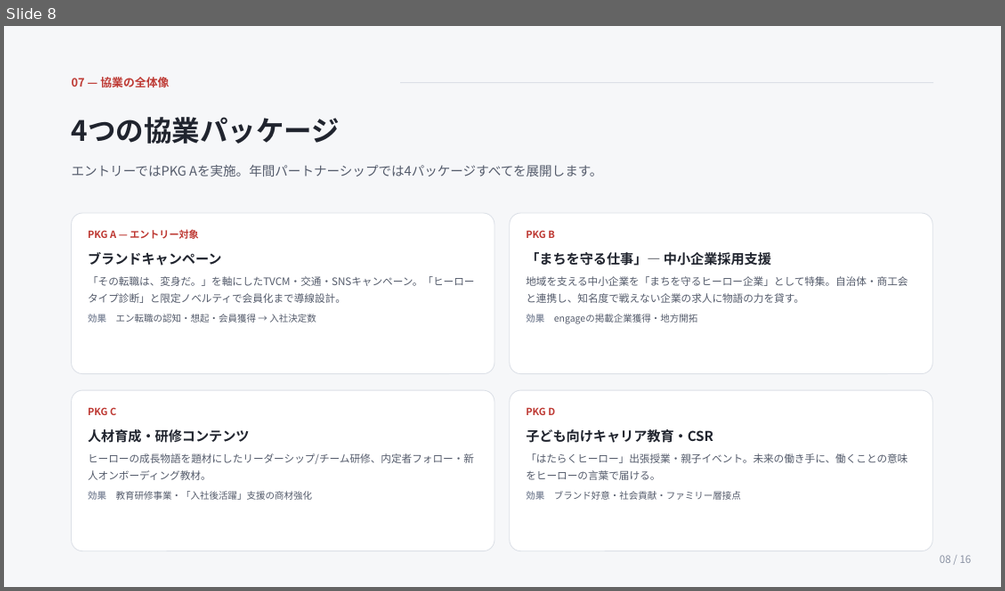
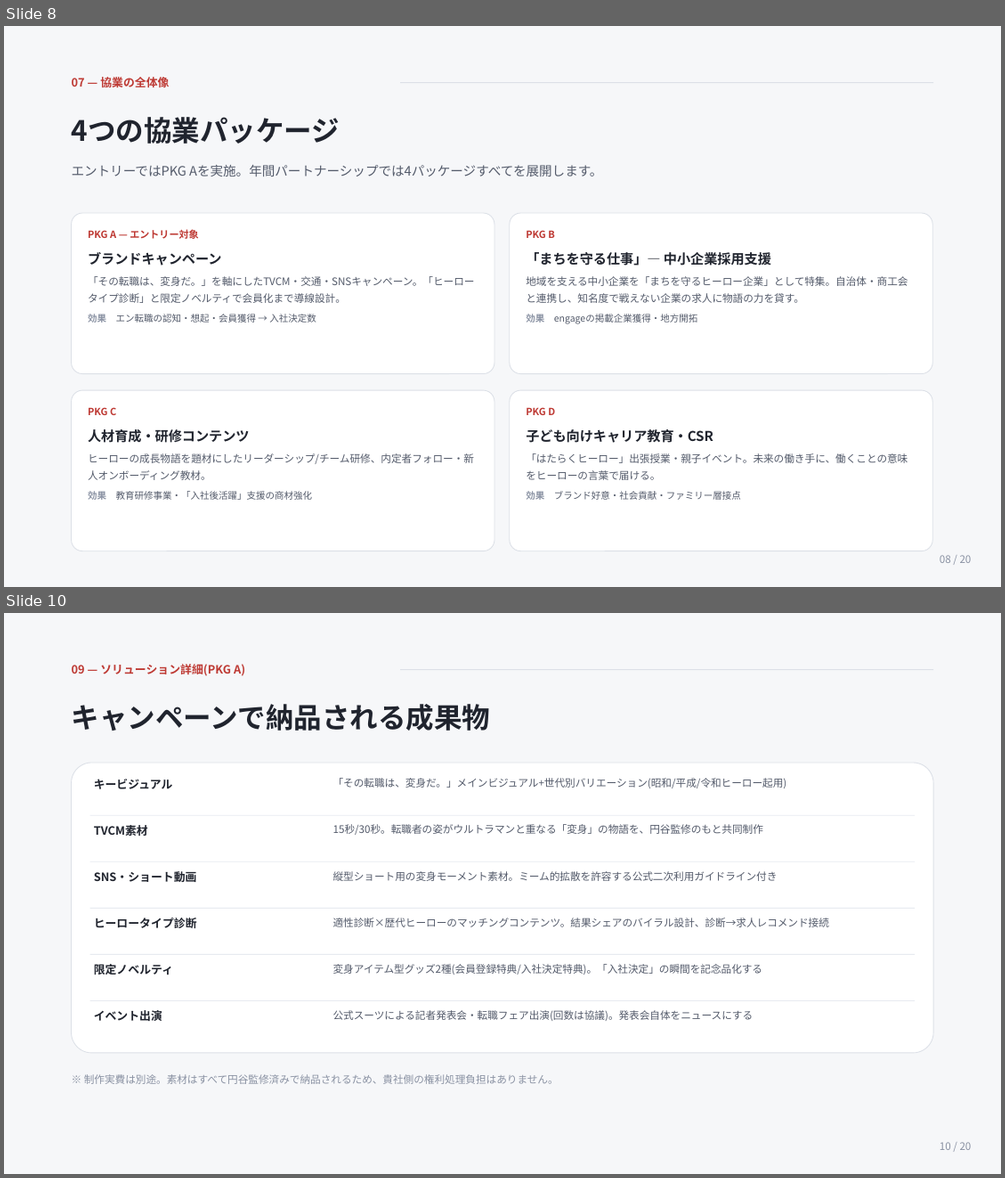
Before and after one commit to hayatoshintani-spe/kessho-lens, a slide deck: docs/PRESENTATION_EN_OCHI.pptx. Shown one above the other, each under a label of ours: slide 8 before the commit, slides 8 and 10 after it; the slides between them are not shown. The pictures are 1005x591 and 1005x1178 pixels, drawn with LibreOffice and Linux fonts; fonts in the diff are those of the drawing. Boxes give left, top, right and bottom in pixels: in the first picture for what was removed or moved away, otherwise in the second. Text is boxed around its words. In the diff, an @@ line names an element or a change of style, - is before the commit and + after.

```diff
--- a/docs/PRESENTATION_EN_OCHI.pptx
+++ b/docs/PRESENTATION_EN_OCHI.pptx
@@ slide 10 added at (4, 613, 1001, 1174), background #F6F7F9 @@
@@ text added at (72, 664, 245, 676), 11 pt, text #BE3A34, bold @@
+09 — ソリューション詳細(PKG A)
@@ rectangle added at (400, 669, 933, 670), fill #DCE0E7 @@
@@ text added at (72, 704, 491, 730), 27 pt, text #20242E, bold @@
+キャンペーンで納品される成果物
@@ rounded rectangle added at (72, 763, 933, 1053), fill #FFFFFF, outline #DCE0E7 0.75 pt @@
@@ text added at (94, 779, 173, 789), 11 pt, text #20242E, bold @@
+キービジュアル
@@ text added at (333, 778, 787, 788), 10 pt, text #545B6B @@
+「その転職は、変身だ。」メインビジュアル+世代別バリエーション(昭和/平成/令和ヒーロー起用)
@@ rectangle added at (90, 815, 914, 816), fill #E7EAF0 @@
@@ text added at (94, 825, 148, 835), 11 pt, text #20242E, bold @@
+TVCM素材
@@ text added at (333, 824, 763, 835), 10 pt, text #545B6B @@
+15秒/30秒。転職者の姿がウルトラマンと重なる「変身」の物語を、円谷監修のもと共同制作
@@ rectangle added at (90, 861, 914, 862), fill #E7EAF0 @@
@@ text added at (94, 871, 197, 882), 11 pt, text #20242E, bold @@
+SNS・ショート動画
@@ text added at (333, 871, 777, 881), 10 pt, text #545B6B @@
+縦型ショート用の変身モーメント素材。ミーム的拡散を許容する公式二次利用ガイドライン付き
@@ rectangle added at (90, 908, 914, 908), fill #E7EAF0 @@
@@ text added at (94, 917, 197, 928), 11 pt, text #20242E, bold @@
+ヒーロータイプ診断
@@ text added at (333, 917, 829, 927), 10 pt, text #545B6B @@
+適性診断×歴代ヒーローのマッチングコンテンツ。結果シェアのバイラル設計、診断→求人レコメンド接続
@@ rectangle added at (90, 954, 914, 955), fill #E7EAF0 @@
@@ text added at (94, 964, 173, 974), 11 pt, text #20242E, bold @@
+限定ノベルティ
@@ text added at (333, 964, 763, 974), 10 pt, text #545B6B @@
+変身アイテム型グッズ2種(会員登録特典/入社決定特典)。「入社決定」の瞬間を記念品化する
@@ rectangle added at (90, 1000, 914, 1001), fill #E7EAF0 @@
@@ text added at (94, 1010, 162, 1021), 11 pt, text #20242E, bold @@
+イベント出演
@@ text added at (333, 1010, 753, 1021), 10 pt, text #545B6B @@
+公式スーツによる記者発表会・転職フェア出演(回数は協議)。発表会自体をニュースにする
@@ text added at (84, 1074, 558, 1084), 10 pt, text #8A92A3 @@
+※ 制作実費は別途。素材はすべて円谷監修済みで納品されるため、貴社側の権利処理負担はありません。
@@ text added at (939, 1142, 971, 1150), 10 pt, text #8A92A3 @@
+10 / 20
@@ slide 8 changed as well @@
@@ text at (939, 555, 971, 563): text changed @@
-08 / 16
+08 / 20
```
Also in this commit, not shown: 15 other slides changed, 3 other slides added.
